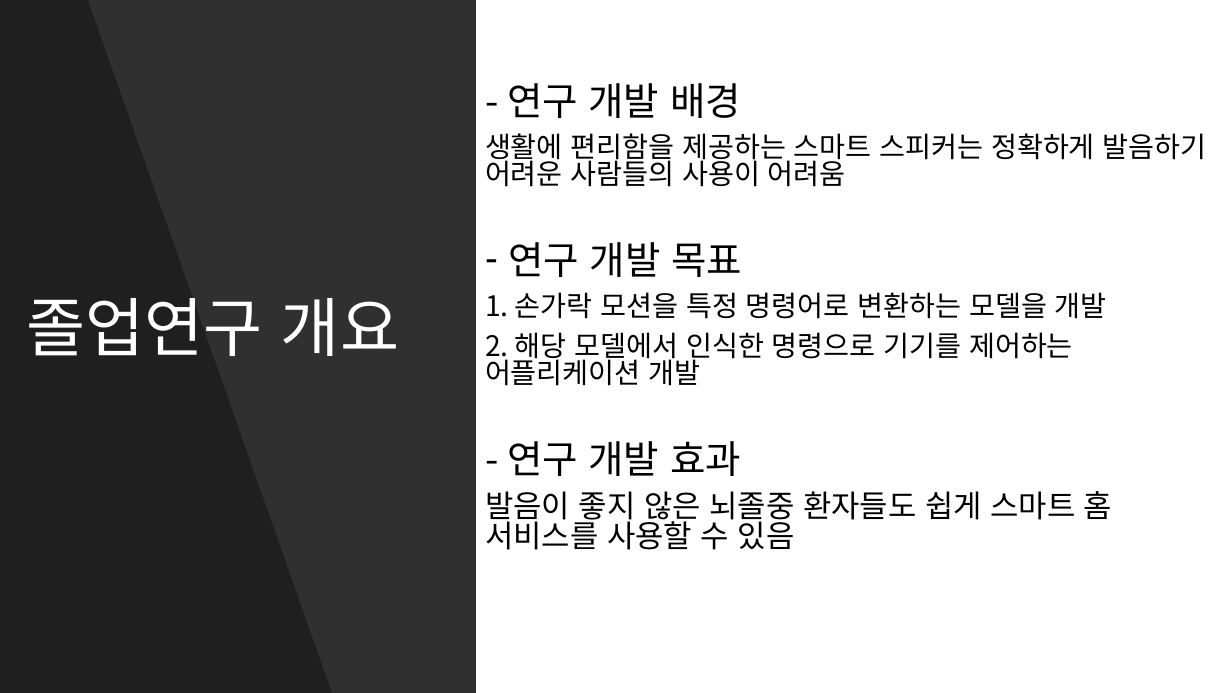
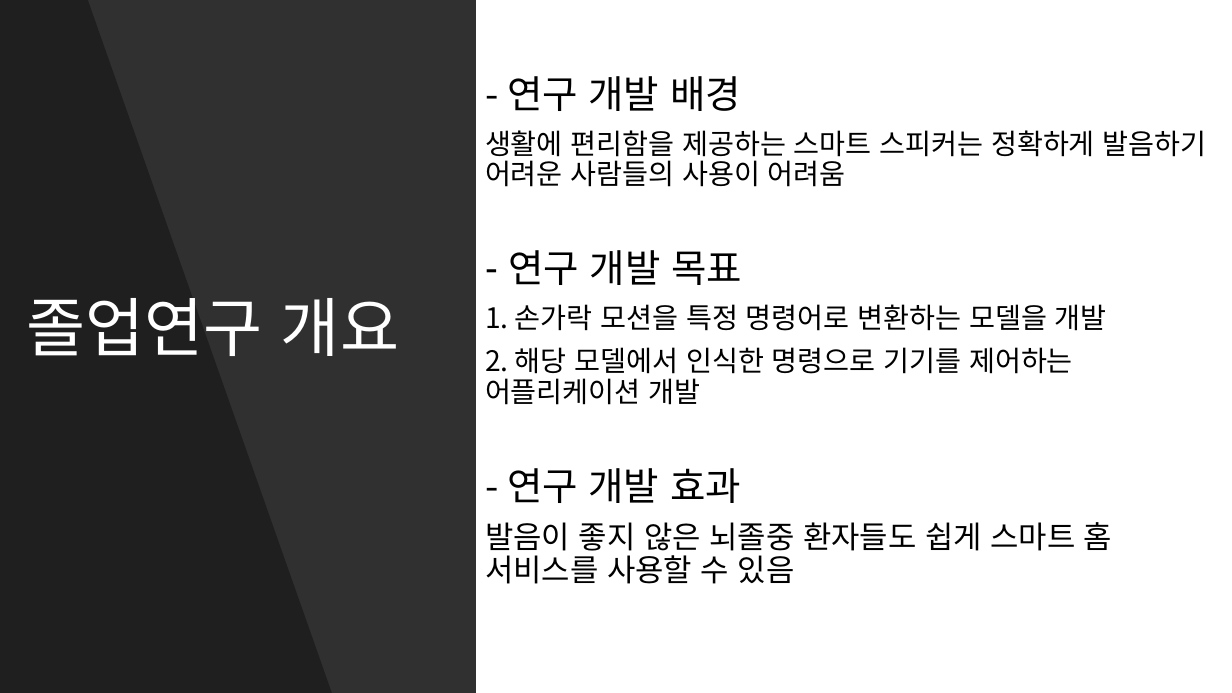
Before and after one commit to kpuce2022CD/Zinzara, a slide deck: slide 4 of document/Zinzara(1차)종합설계_제안서.pptx. Drawn at 1232x693 pixels with LibreOffice and Linux fonts; fonts in the diff are those of the drawing. Boxes give left, top, right and bottom in pixels: in the first picture for what was removed or moved away, otherwise in the second. Text is boxed around its words. In the diff, an @@ line names an element or a change of style, - is before the commit and + after.

```diff
--- a/document/Zinzara(1차)종합설계_제안서.pptx
+++ b/document/Zinzara(1차)종합설계_제안서.pptx
@@ text "- 연구 개발 배경": place and size @@
-text "- 연구 개발 배경" at box(485, 83, 1207, 550)
+text "- 연구 개발 배경" at box(485, 76, 1207, 584)
@@ text "- 연구 개발 배경" at box(485, 76, 1207, 584): line spacing 0.8 to 0.9 @@
```
Also in this commit, not shown: 4 other slides changed, 1 slide added, 1 other file.
